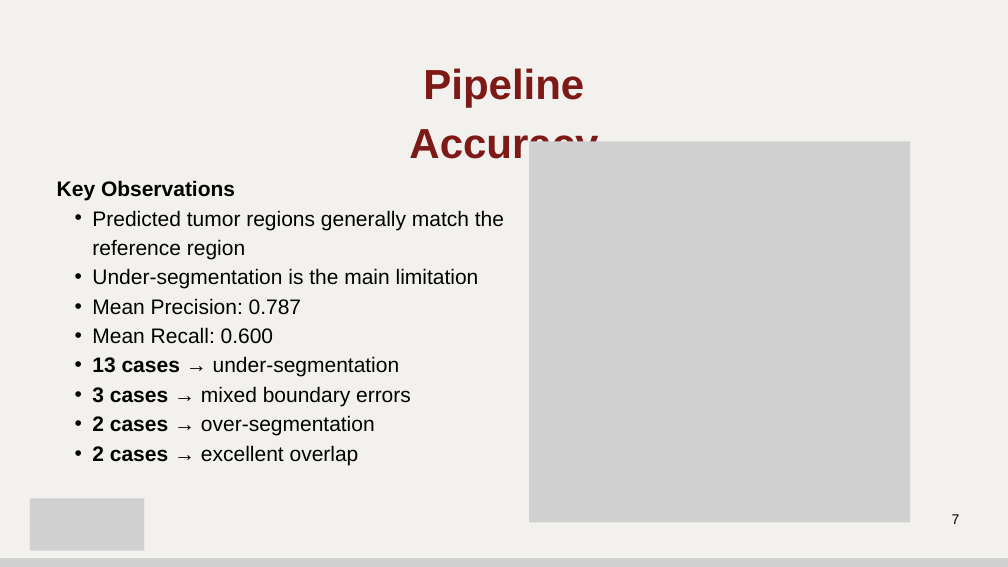
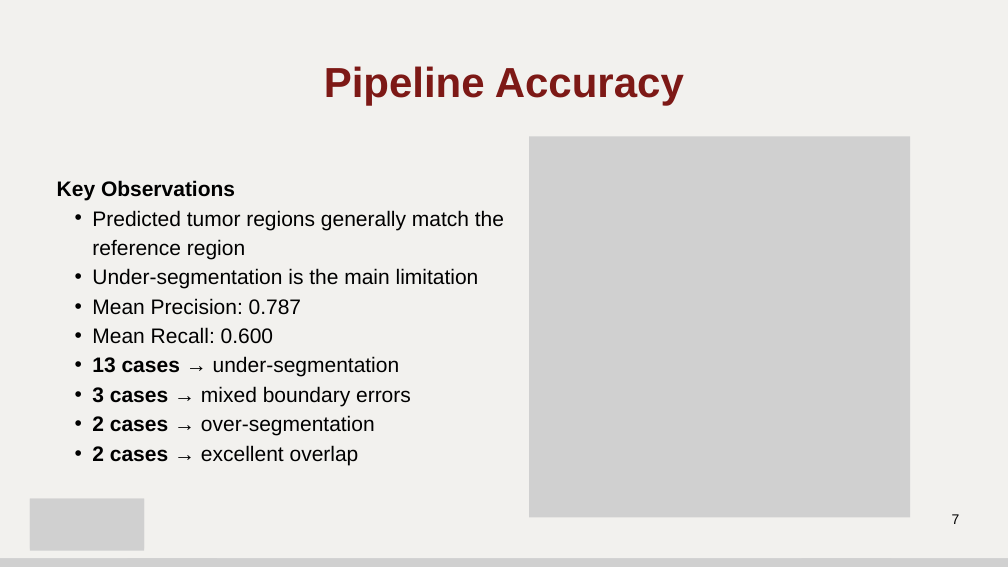
Before and after one commit to codesensei404/DIP_2026_Project20_Group18, a slide deck: slide 7 of Mid_Sem_Report/Group18_Project20_MidSem_PPT_DIP_2026.pptx. Drawn at 1008x567 pixels with LibreOffice and Linux fonts; fonts in the diff are those of the drawing; grey boxes stand for pictures. Boxes give left, top, right and bottom in pixels: in the first picture for what was removed or moved away, otherwise in the second. Text is boxed around its words. In the diff, an @@ line names an element or a change of style, - is before the commit and + after.

```diff
--- a/Mid_Sem_Report/Group18_Project20_MidSem_PPT_DIP_2026.pptx
+++ b/Mid_Sem_Report/Group18_Project20_MidSem_PPT_DIP_2026.pptx
@@ text "Pipeline Accuracy" rewrapped from <box>409,68,598,159</box> to <box>324,66,684,106</box> @@
@@ picture: place and size @@
-picture at <box>529,142,910,523</box>
+picture at <box>529,137,910,518</box>
```
Also in this commit, not shown: 5 other slides changed, 1 slide added.
